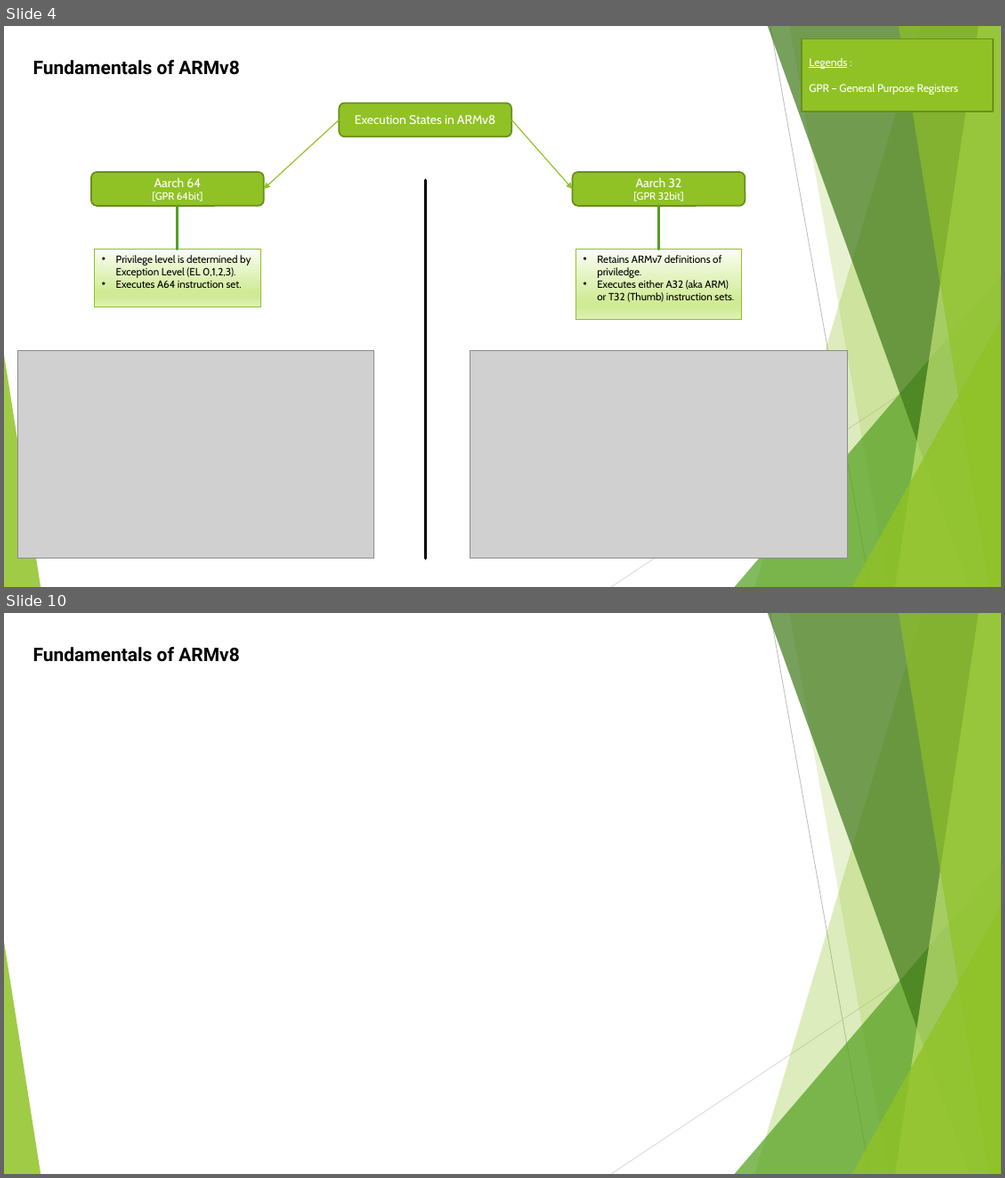
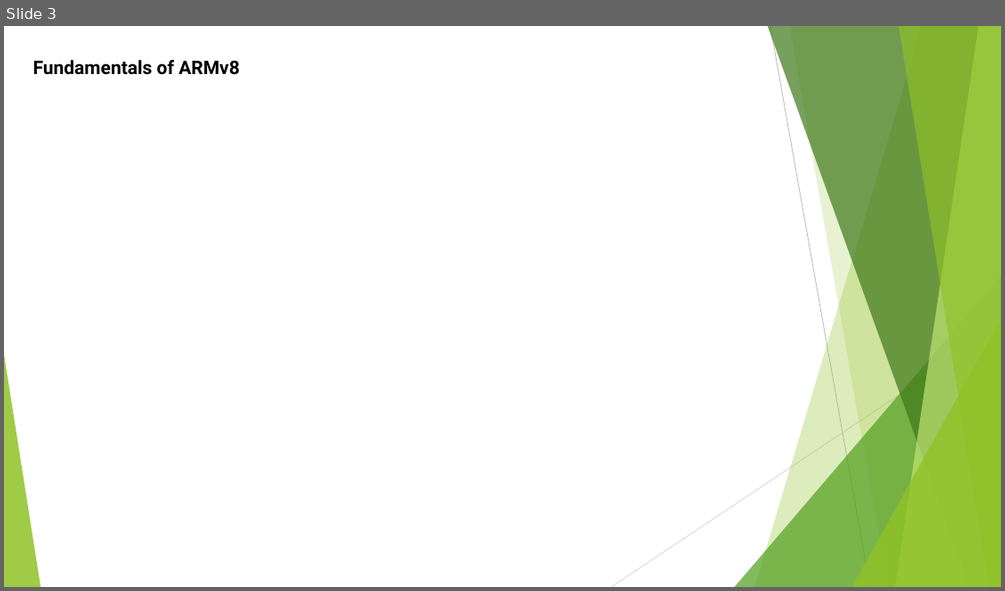
Before and after one commit to softwaresunleashed/ebook_writing, a slide deck: Presentations/ARM_PPTs/Ch4_ARMv8_Registers.pptx. Shown one above the other, each under a label of ours: slides 4 and 10 before the commit, slide 3 after it; the slides between them are not shown. The pictures are 1005x1178 and 1005x591 pixels, drawn with LibreOffice and Linux fonts; fonts in the diff are those of the drawing; grey boxes stand for pictures. Boxes give left, top, right and bottom in pixels: in the first picture for what was removed or moved away, otherwise in the second. Text is boxed around its words. In the diff, an @@ line names an element or a change of style, - is before the commit and + after.

```diff
--- a/Presentations/ARM_PPTs/Ch4_ARMv8_Registers.pptx
+++ b/Presentations/ARM_PPTs/Ch4_ARMv8_Registers.pptx
@@ slide 4 removed at box(4, 26, 1001, 587), background #FFFFFF; not listed: 10 template elements that a slide beside it also shows @@
@@ rectangle removed at box(802, 38, 994, 111) @@
-Legends :
-GPR – General Purpose Registers
@@ text removed at box(33, 60, 240, 75) @@
-Fundamentals of ARMv8
@@ rounded rectangle removed at box(339, 103, 512, 136) @@
-Execution States in ARMv8
@@ arrow removed from (339, 119) to (264, 189) @@
@@ arrow removed from (512, 119) to (573, 189) @@
@@ rounded rectangle removed at box(91, 172, 264, 206) @@
-Aarch 64
-[GPR 64bit]
@@ line removed from (425, 180) to (425, 558) @@
@@ rounded rectangle removed at box(573, 172, 745, 206) @@
-Aarch 32
-[GPR 32bit]
@@ line removed from (178, 206) to (178, 248) @@
@@ line removed from (659, 206) to (659, 248) @@
@@ rectangle removed at box(95, 248, 260, 306) @@
-• Privilege level is determined by Exception Level (EL 0,1,2,3).
-• Executes A64 instruction set.
@@ rectangle removed at box(576, 248, 742, 319) @@
-• Retains ARMv7 definitions of priviledge.
-• Executes either A32 (aka ARM) or T32 (Thumb) instruction sets.
@@ picture removed at box(17, 351, 373, 558) @@
@@ picture removed at box(469, 351, 847, 558) @@
@@ what was slide 10 is now slide 3 @@
```
Also in this commit, not shown: 2 slides changed, 6 other slides removed, 1 other file.
